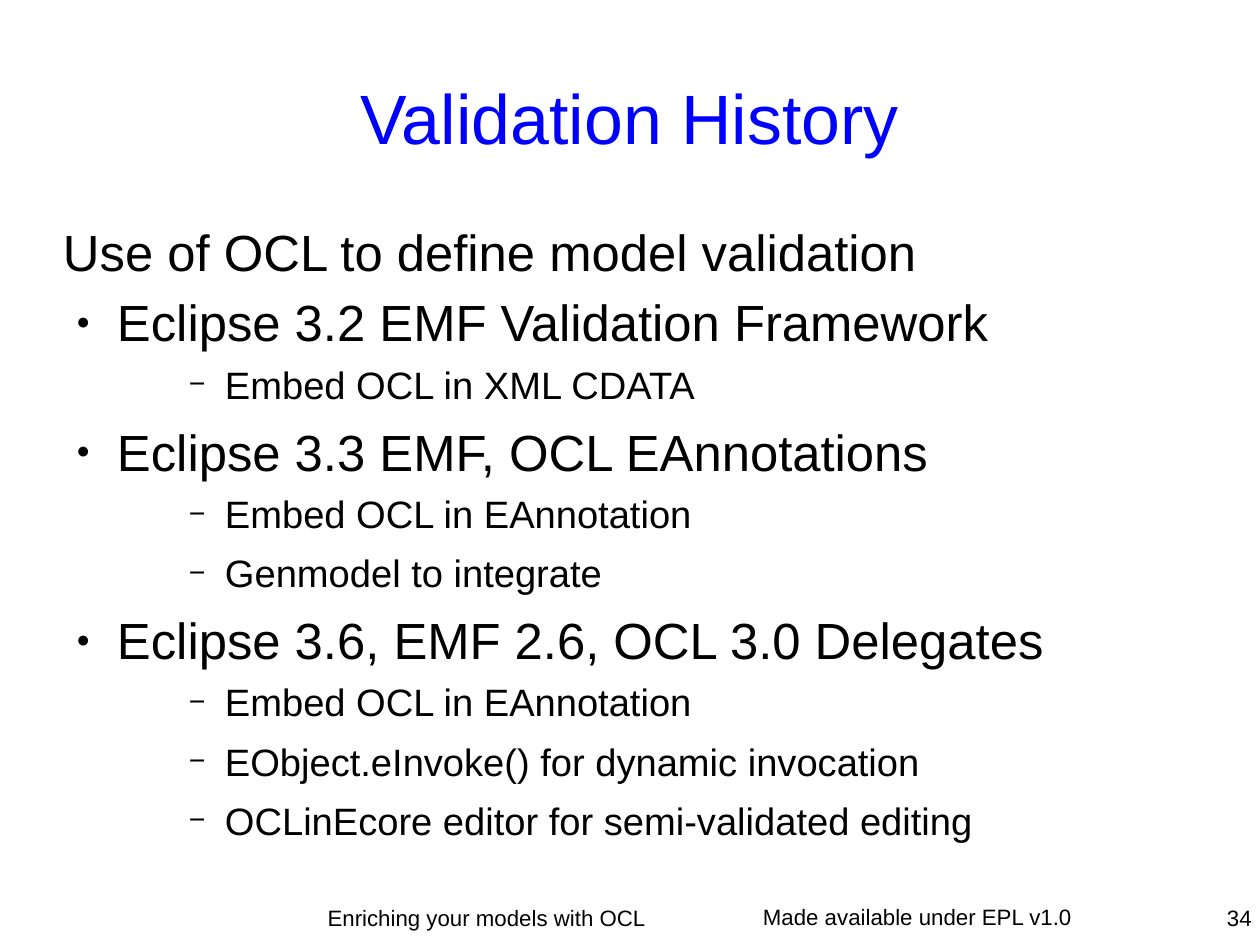
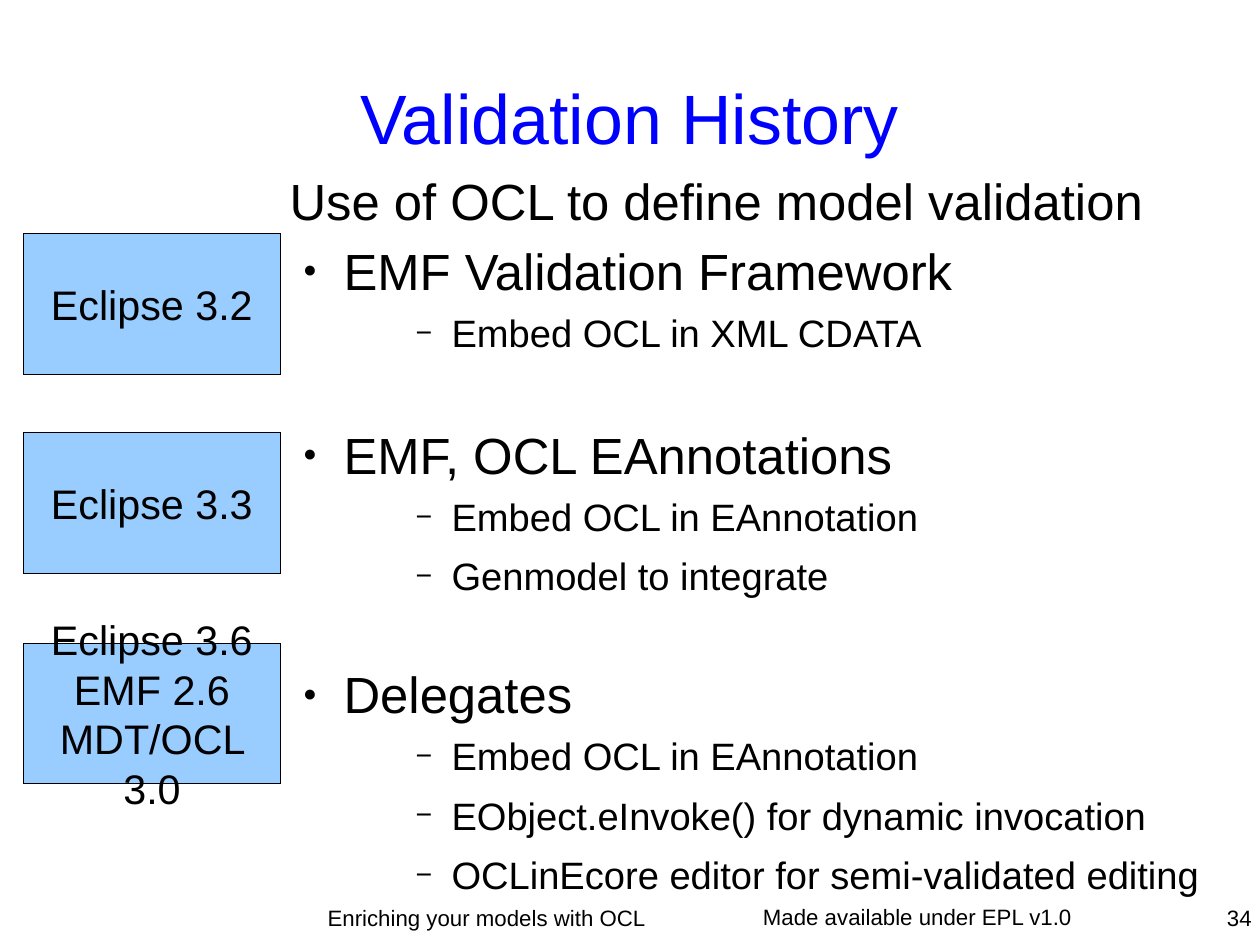
Before and after one commit to eclipse-ocl/ocl-website, a slide deck: slide 34 of ocl/docs/publications/ESE2010LongTalk/EnrichingWithOCL.odp. Drawn at 1260x945 pixels with LibreOffice and Linux fonts; fonts in the diff are those of the drawing. Boxes give left, top, right and bottom in pixels: in the first picture for what was removed or moved away, otherwise in the second. Text is boxed around its words. In the diff, an @@ line names an element or a change of style, - is before the commit and + after.

Commit message:
Axel's extra benchmarks Logos Pictures on 33/34 Layout tweaks

```diff
--- a/ocl/docs/publications/ESE2010LongTalk/EnrichingWithOCL.odp
+++ b/ocl/docs/publications/ESE2010LongTalk/EnrichingWithOCL.odp
@@ text "Use of OCL to define ...": place and size @@
-text "Use of OCL to define ..." at [63,234,1044,843]
+text "Use of OCL to define ..." at [290,183,1199,897]
@@ rectangle added at [23,234,280,375], fill #99CCFF, outline #000000 0 pt, 26 pt, text #000000 @@
+Eclipse 3.2
@@ text at [344,253,952,291]: text changed @@
-● Eclipse 3.2 EMF Validation Framework
+● EMF Validation Framework
@@ rectangle added at [23,433,280,574], fill #99CCFF, outline #000000 0 pt, 26 pt, text #000000 @@
+Eclipse 3.3
@@ text at [344,437,892,481]: text changed @@
-● Eclipse 3.3 EMF, OCL EAnnotations
+● EMF, OCL EAnnotations
@@ rectangle added at [23,644,280,784], fill #99CCFF, outline #000000 0 pt, 26 pt, text #000000 @@
+Eclipse 3.6
+EMF 2.6
+MDT/OCL 3.0
@@ text at [344,676,573,724]: text changed @@
-● Eclipse 3.6, EMF 2.6, OCL 3.0 Delegates
+● Delegates
```
Also in this commit, not shown: 17 other slides changed, 3 slides added.
